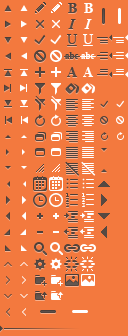
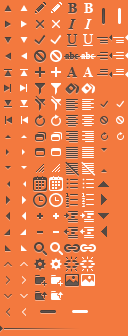
Comparing the layer stacks of the two 128×336 images. Changes:
painted on "callout left" over [101,232,107,238]
painted on "callout bottom" over [104,213,110,219]
painted on "callout right" over [101,200,107,206]
painted on "callout top" over [104,181,110,187]
